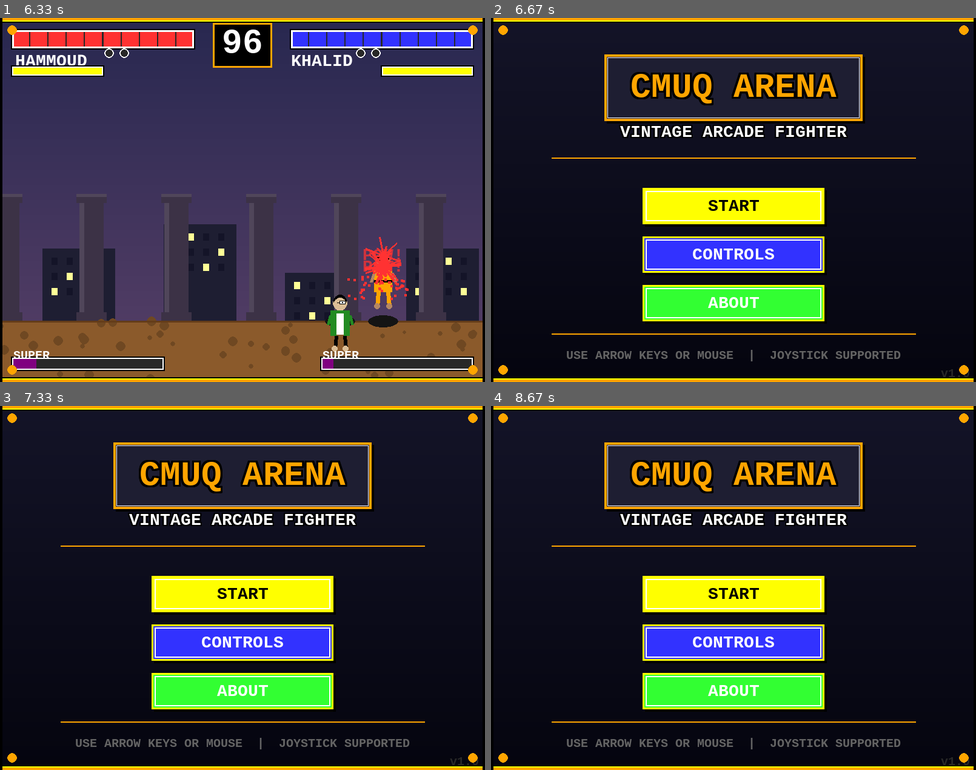
Above: before the commit, frames 1-4 (two rows, left to right).
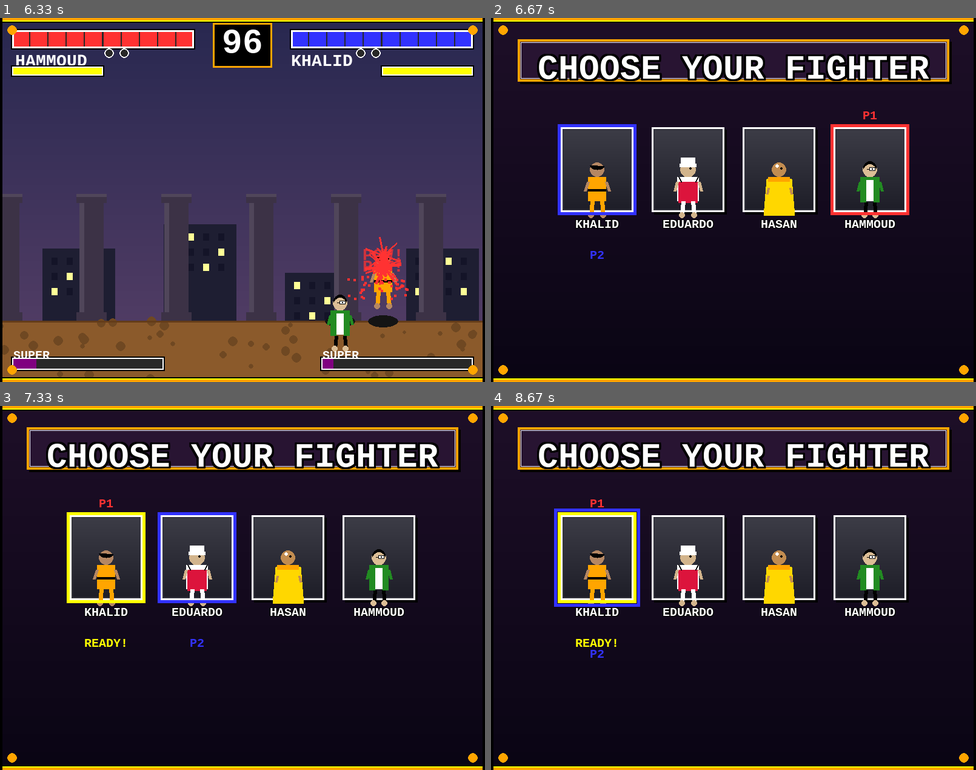
Above: after the commit, the same moments.

Repository: GDC-CMU/StreetFighter
Game: pygame game, started from main.py
The game is run twice, just before and just after one commit, with the same random seed, the same clock (stepped at 60 frames per second) and the same inputs.
Inputs (mouse positions are in pixels of both pictures, inside the frame that each line leads up to):
- Up to frame 1 (6.33 s): tap Enter at 0.33 s; tap J at 0.67, 1.73, 2.03, 4.23, 4.53, 4.9, 5.3, 5.6, 5.8, 6.1, 6.3 s; tap Esc at 1 s; click "START" at 1.38 s; hold Left 1.67-2.13 s; hold A 1.67-2.13 s; move the mouse to (92, 145) at 1.7 s; tap 1 at 2.17 s; tap W at 2.5 s; tap U at 2.83 s; tap Right Shift at 3.17 s; tap 0 at 3.5 s; tap Shift at 3.83 s; hold Right 4.17-4.8 s; hold D 4.17-4.8 s; move the mouse to (426, 338) at 4.2 s; tap I at 4.32, 5.88 s; hold Down 4.83-5.2 s; move the mouse to (174, 123) at 4.87 s; hold Left 5.23-5.7 s; hold A 5.23-5.7 s; move the mouse to (339, 170) at 5.27 s; tap K at 5.38 s; hold Right 5.73-6.2 s; hold D 5.73-6.2 s; move the mouse to (412, 294) at 5.77 s; hold Up from 6.23 s (still down); move the mouse to (392, 192) at 6.27 s
- Up to frame 2 (6.67 s): release Up at 6.53 s; tap Esc at 6.57 s
- Up to frame 3 (7.33 s): hold Right from 6.9 s (still down); hold D from 6.9 s (still down); move the mouse to (87, 540) at 6.93 s; tap J at 6.97, 7.27 s; tap I at 7.05 s
- Up to frame 4 (8.67 s): release Right at 7.37 s; release D at 7.37 s; hold Left 7.4-7.93 s; hold A 7.4-7.93 s; move the mouse to (592, 518) at 7.43 s; tap J at 7.47, 7.77, 8.03, 8.33, 8.47 s; hold Left 7.97-8.37 s; hold A 7.97-8.37 s; move the mouse to (840, 500) at 8 s; tap K at 8.12 s; hold Right from 8.4 s (still down); hold D from 8.4 s (still down); move the mouse to (617, 653) at 8.43 s; tap I at 8.55 s

Frame 1 is identical in both runs. In frame 2, 35% of the frame differs, in the area x 5-99%, y 5-99%; in frame 3, 34%; in frame 4, 35%.

Commit message:
fix: make P1 button back out one level instead of quitting
P1 (arcade button 5) and Esc now step the state machine up one level
per press instead of exiting the process outright:

  FIGHT             -> CHARACTER_SELECT (aborts the fight; MAIN_MENU
                        if it's just the attract-mode demo)
  GAME_OVER         -> MAIN_MENU
  CHARACTER_SELECT  -> MAIN_MENU
  CONTROLS          -> MAIN_MENU
  ABOUT             -> MAIN_MENU
  MAIN_MENU         -> sys.exit(0)

MAIN_MENU still exits the process so the cabinet's outer menu and the
launcher regain control. Backing out of a fight fully tears down fight
state (fighters, effects, combat system, round/score counters) so a
new fight starts clean. Updated the in-game controls legend and README
to describe the new behavior.

Diff:
--- a/config.py
+++ b/config.py
@@ -208,7 +208,7 @@
 # | x            | 2      |
 # | y            | 3      |
 # | Insert money | 4      |
-# | p1 (RESET)   | 5      |
+# | p1 (BACK)    | 5      |
 # | Select       | 8      |
 # | Start        | 9      |
 #
@@ -254,7 +254,8 @@
     'down': (1, 1),
 }
 
-# Reset button - P1 button (5) on any joystick quits the game
+# P1 button (5) on any joystick is the universal "back one level" action,
+# handled in game.py's _go_back(); from the main menu it exits the process.
 ARCADE_RESET_BUTTON = '5'
 
 # Hat/DPAD button mappings (for PS4/Switch controllers)
--- a/game.py
+++ b/game.py
@@ -289,12 +289,10 @@
         Args:
             key: Pygame key constant
         """
-        # Global: ESC to go back/quit
+        # Global: ESC mirrors the P1 arcade button - back one level,
+        # or exit the process entirely from the main menu.
         if key == pygame.K_ESCAPE:
-            if self.state == "MAIN_MENU":
-                self.running = False
-            else:
-                self.state = "MAIN_MENU"
+            self._go_back()
 
         # Main menu keyboard navigation
         if self.state == "MAIN_MENU":
@@ -336,6 +334,54 @@
                 self.p2_coin_inserted = True  # Keep 2-player mode enabled
                 self.state = "MAIN_MENU"
 
+    # ==================== UNIVERSAL BACK / EXIT ACTION ====================
+
+    def _go_back(self):
+        """
+        Handle the universal "back / up one level" action, shared by the P1
+        arcade button (button 5) and the Esc key so cabinet and desktop
+        development behave identically.
+
+        This steps the state machine up one level per press:
+            FIGHT             -> CHARACTER_SELECT (abort the fight; or
+                                  MAIN_MENU if this is just the attract-mode
+                                  demo, matching how any other input wakes it)
+            GAME_OVER         -> MAIN_MENU
+            CHARACTER_SELECT  -> MAIN_MENU
+            CONTROLS          -> MAIN_MENU
+            ABOUT             -> MAIN_MENU
+            MAIN_MENU         -> process exit via sys.exit(0)
+
+        MAIN_MENU is the top of the stack - nothing sits above it, so a press
+        there ends the process. This is how the arcade cabinet's outer menu
+        and the launcher regain control, so it must always call sys.exit(0)
+        and must never be changed to anything else.
+        """
+        if self.state == "MAIN_MENU":
+            print("Back button pressed at main menu - exiting game")
+            joystick.quit()
+            pygame.quit()
+            sys.exit(0)
+        elif self.state == "FIGHT":
+            if self.attract_mode:
+                # Just the screensaver demo - wake it the same way any other
+                # input does, straight back to the main menu.
+                self.attract_mode = False
+                self.idle_timer = 0
+                self.state = "MAIN_MENU"
+            else:
+                self._exit_fight_to_character_select()
+        elif self.state == "GAME_OVER":
+            self.p1_selected = False
+            self.p2_selected = False
+            self.p1_cursor = 0
+            self.p2_cursor = 0
+            self.p2_coin_inserted = True
+            self.state = "MAIN_MENU"
+        else:
+            # CHARACTER_SELECT, CONTROLS, ABOUT
+            self.state = "MAIN_MENU"
+
     # ==================== JOYSTICK INPUT HANDLING ====================
 
     def _on_joy_press(self, button, joystick_id):
@@ -347,12 +393,12 @@
             button: String representing the button (e.g., '0', '1', 'H0')
             joystick_id: ID of the joystick that triggered the event
         """
-        # RESET BUTTON - P1 button (5) quits the game on any joystick
+        # BACK BUTTON - P1 button (5) on any joystick backs out one level of
+        # the state machine (see _go_back). This event only fires on the
+        # JOYBUTTONDOWN edge, so a held button cannot re-trigger it.
         if button == c.ARCADE_RESET_BUTTON:
-            print("Reset button pressed - exiting game")
-            joystick.quit()
-            pygame.quit()
-            sys.exit(0)
+            self._go_back()
+            return
 
         # Track button state
         if joystick_id in self.joy_input_state:
@@ -360,9 +406,9 @@
 
         # Handle menu/character select navigation
         if self.state == "MAIN_MENU":
-            # Light kick acts as back in main menu
+            # Light kick mirrors P1/Esc as back in main menu
             if button == '2':
-                self.running = False
+                self._go_back()
             else:
                 self._handle_joy_menu(button, joystick_id)
         elif self.state == "CONTROLS":
@@ -769,7 +815,7 @@
             ("SELECT: DASH", ""),
             ("START: PARRY", ""),
             ("", ""),
-            ("P1 BUTTON: EXIT GAME", "(RESET)"),
+            ("P1 BUTTON: BACK", "(EXIT AT MENU)"),
         ]
 
         for label, note in arcade_info:
@@ -788,7 +834,7 @@
         info_y += 10
         info_lines = [
             "BLOCK: HOLD DOWN TO BLOCK ATTACKS",
-            "ESC: RETURN TO MENU / EXIT",
+            "ESC / P1: BACK ONE SCREEN (EXIT AT MAIN MENU)",
             "SUPPORTS PS4/PS5 AND SWITCH CONTROLLERS",
         ]
 
@@ -994,6 +1040,45 @@
 
         self.state = "FIGHT"
         self.last_timer_update = pygame.time.get_ticks()
+
+    def _exit_fight_to_character_select(self):
+        """
+        Abort the current fight (triggered by the P1/Esc back action) and
+        return to character select. Tears down every piece of fight-only
+        state - fighters, projectiles/effects, combat system, round and
+        score counters - so a fight started afterwards never inherits
+        leftover state from the one that was backed out of.
+        """
+        self.p1 = None
+        self.p2 = None
+        self.particles = []
+        self.projectiles = []
+        self.special_effects = []
+        self.hit_effects = []
+        self.combat_system = CombatSystem()
+
+        self.p1_wins = 0
+        self.p2_wins = 0
+        self.current_round = 1
+        self.round_over = False
+        self.round_transition_timer = 0
+        self.round_winner = None
+        self.winner_sequence_active = False
+        self.winner_sequence_frame = 0
+
+        self.round_timer = 99
+        self.screen_shake = 0
+        self.screen_shake_offset = (0, 0)
+        self.hit_freeze_frames = 0
+        self.ko_slowdown = False
+        self.slowdown_timer = 0
+        self.counter_attack_window = {'p1': 0, 'p2': 0}
+
+        # Both players choose again for the next fight
+        self.p1_selected = False
+        self.p2_selected = False
+
+        self.state = "CHARACTER_SELECT"
 
     def _start_attract_mode(self):
         """Start AI vs AI attract mode demo - exciting showcase of gameplay!"""
--- a/joystick.py
+++ b/joystick.py
@@ -19,7 +19,7 @@
 | x            | 2      |
 | y            | 3      |
 | Insert money | 4      |
-| p1 (RESET)   | 5      |
+| p1 (BACK)    | 5      |
 | Select       | 8      |
 | Start        | 9      |
 """
Not shown, changed: README.md
